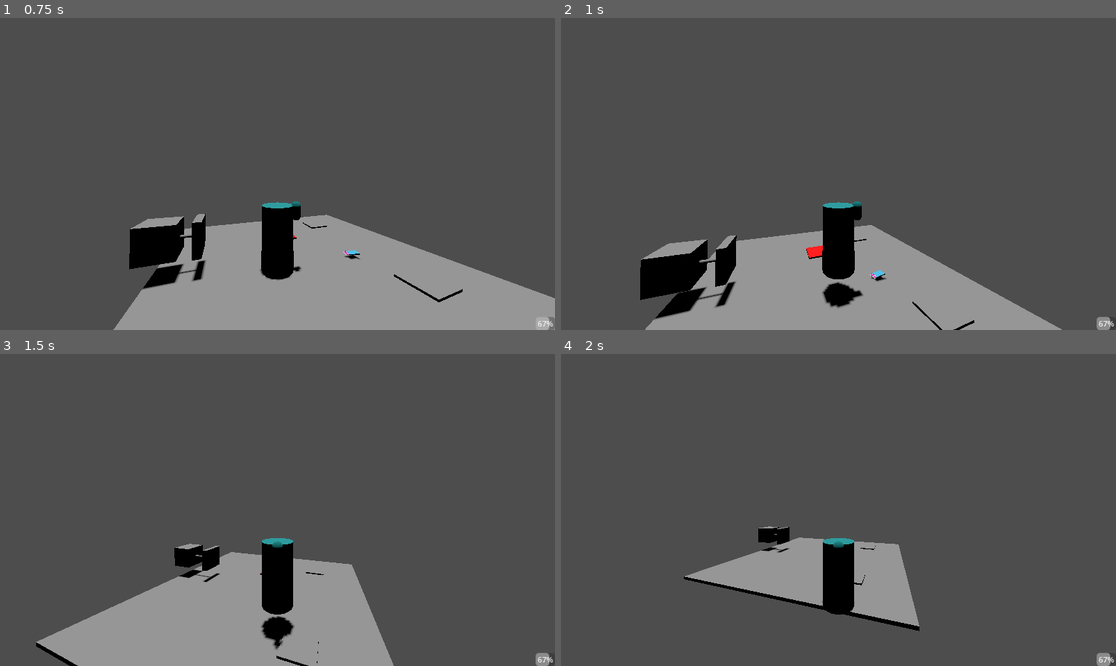
Above: before the commit, frames 1-4 (two rows, left to right).
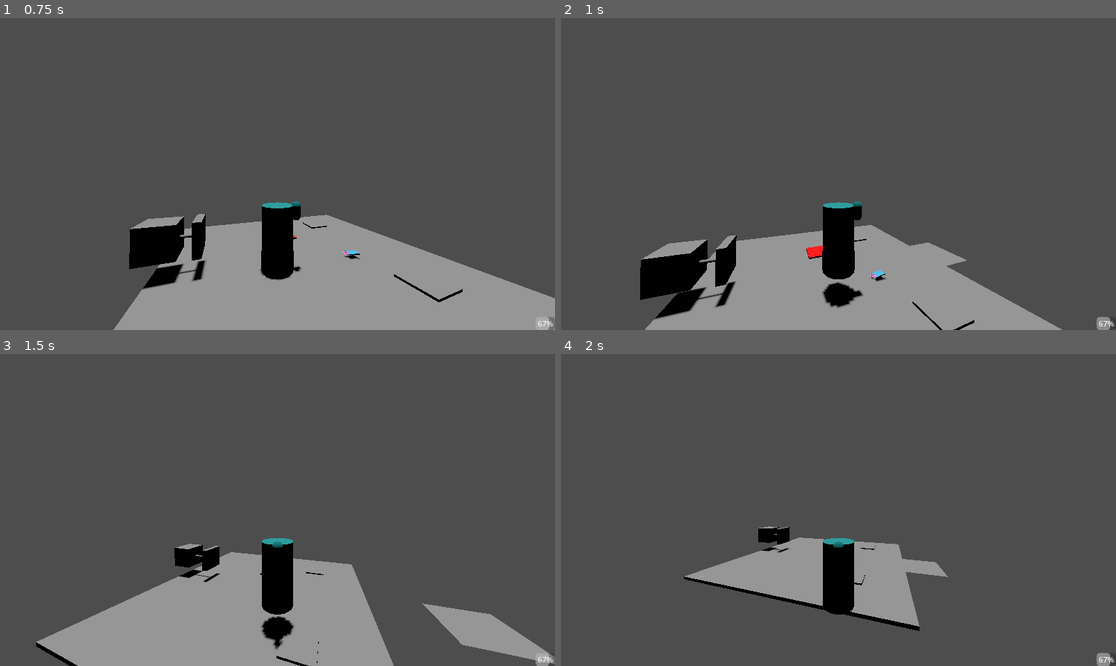
Above: after the commit, the same moments.

Repository: audreyssu/GGJ-2025-BubblegumPlatformer
Game: Godot game, scene res://scenes/world_root.tscn
The game is run twice, just before and just after one commit, with the same random seed, the same clock (stepped at 60 frames per second) and the same inputs.
Inputs (mouse positions are in pixels of both pictures, inside the frame that each line leads up to):
- Up to frame 1 (0.75 s): move the mouse to (305, 174) at 0.52 s; hold D (p_right) from 0.53 s (still down); click (305, 174) at 0.6 s
- Up to frame 2 (1 s): keep holding D (p_right); tap Space (p_jump) at 0.77 s
- Up to frame 3 (1.5 s): move the mouse to (249, 510) at 1.27 s; release D (p_right) at 1.28 s; hold S (p_backward) from 1.28 s (still down); tap W (p_foreward) at 1.35 s
- Up to frame 4 (2 s): keep holding S (p_backward); tap Space (p_jump) at 1.52 s

Frame 1 is identical in both runs. In frame 2, 0.3% of the frame differs, in the area x 62-74%, y 71-80%; in frame 3, 1.8%, in the area x 76-100%, y 79-100%; in frame 4, 0.3%.

Commit message:
Fixed collision with obstacles

Diff:
--- a/bubblegamejam/scenes/moving_platform.tscn
+++ b/bubblegamejam/scenes/moving_platform.tscn
@@ -56,7 +56,8 @@
 script = ExtResource("1_2hnug")
 
 [node name="platformBody" type="AnimatableBody3D" parent="."]
-transform = Transform3D(-0.00811501, 0, -0.999967, 0, 1, 0, 0.999967, 0, -0.00811501, 4.40261, 0, -0.0291941)
+transform = Transform3D(-0.00811513, 0, -0.999967, 0, 1, 0, 0.999967, 0, -0.00811513, 4.40261, 0, -0.0291941)
+collision_layer = 2
 
 [node name="platformMesh" type="MeshInstance3D" parent="platformBody"]
 mesh = SubResource("PlaneMesh_tc5ov")
@@ -68,8 +69,7 @@
 curve = SubResource("Curve3D_bbgju")
 
 [node name="platformPathFollow" type="PathFollow3D" parent="platformPath"]
-transform = Transform3D(-0.00811501, 0, -0.999967, 0, 1, 0, 0.999967, 0, -0.00811501, 4.40261, 0, -0.0291941)
-progress = 4.43528
+transform = Transform3D(-0.00811513, 0, -0.999967, 0, 1, 0, 0.999967, 0, -0.00811513, 4.40261, 0, -0.0291941)
 
 [node name="platformTransform" type="RemoteTransform3D" parent="platformPath/platformPathFollow"]
 remote_path = NodePath("../../../platformBody")
--- a/bubblegamejam/scenes/piston.tscn
+++ b/bubblegamejam/scenes/piston.tscn
@@ -63,6 +63,7 @@
 
 [node name="pistonBase" type="StaticBody3D" parent="."]
 transform = Transform3D(1, 0, 0, 0, 1, 0, 0, 0, 1, -1.59859, 0, 0)
+collision_layer = 2
 
 [node name="MeshInstance3D" type="MeshInstance3D" parent="pistonBase"]
 mesh = SubResource("BoxMesh_8psbl")
@@ -72,6 +73,7 @@
 
 [node name="pistonPusher" type="AnimatableBody3D" parent="."]
 transform = Transform3D(1, 0, 0, 0, 1, 0, 0, 0, 1, -1.11402, 0.00031437, 0)
+collision_layer = 2
 
 [node name="pusherMesh" type="MeshInstance3D" parent="pistonPusher"]
 transform = Transform3D(0.25, 0, 0, 0, 1.05, 0, 0, 0, 1.05, 0, 0, 0)
--- a/bubblegamejam/scenes/world_root.tscn
+++ b/bubblegamejam/scenes/world_root.tscn
@@ -8,6 +8,7 @@
 [ext_resource type="PackedScene" uid="uid://b6buddapu6s7t" path="res://scenes/checkpoint.tscn" id="6_jdluq"]
 [ext_resource type="PackedScene" uid="uid://dldq2gdep0loy" path="res://scenes/spikes.tscn" id="7_18fcs"]
 [ext_resource type="PackedScene" uid="uid://o251yu4k7q1y" path="res://scenes/piston.tscn" id="8_mtc1a"]
+[ext_resource type="PackedScene" uid="uid://d172pyvl6rxwr" path="res://scenes/moving_platform.tscn" id="9_ws5sk"]
 
 [node name="worldRoot" type="Node3D"]
 script = ExtResource("1_0qkg6")
@@ -39,13 +40,8 @@
 [node name="piston" parent="." instance=ExtResource("8_mtc1a")]
 transform = Transform3D(1, 0, 0, 0, 1, 0, 0, 0, 1, -2.87195, 1.1382, -0.227564)
 
-[node name="pistonPusher" parent="piston" index="1"]
-transform = Transform3D(1, 0, 0, 0, 1, 0, 0, 0, 1, -1.11402, 0.000314355, 0)
-
-[node name="pistonPathFollow" parent="piston/pistonPath" index="0"]
-transform = Transform3D(-0.000692531, 0.000297587, -0.999827, 0, 0.999827, 0.000297587, 1, 2.06088e-07, -0.000692411, -1.11402, 0.00031437, 0)
+[node name="movingPlatform" parent="." instance=ExtResource("9_ws5sk")]
 
 [connection signal="numBubblesChanged" from="player" to="Bubble_Counter" method="_on_player_num_bubbles_changed"]
 
 [editable path="checkpoint2"]
-[editable path="piston"]
Not shown: 1 places in bubblegamejam/scenes/world_root.tscn that only renumber resources
